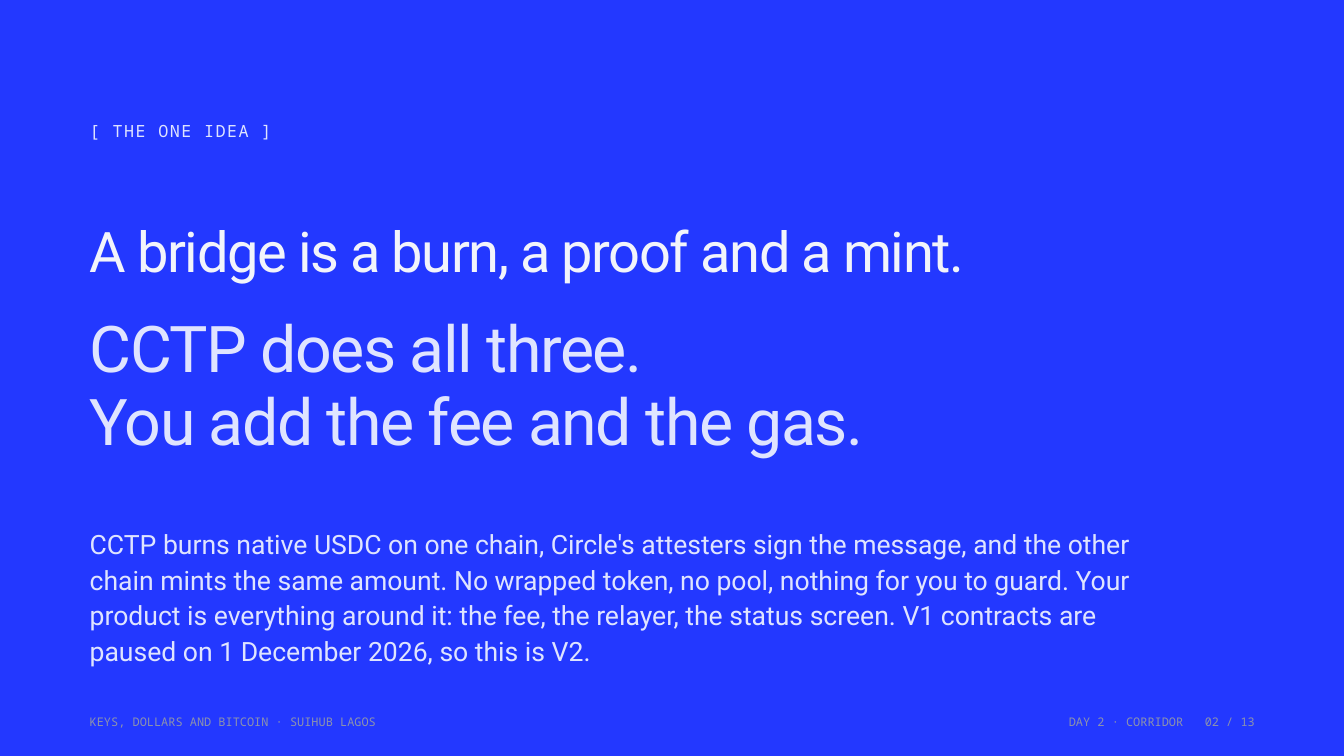
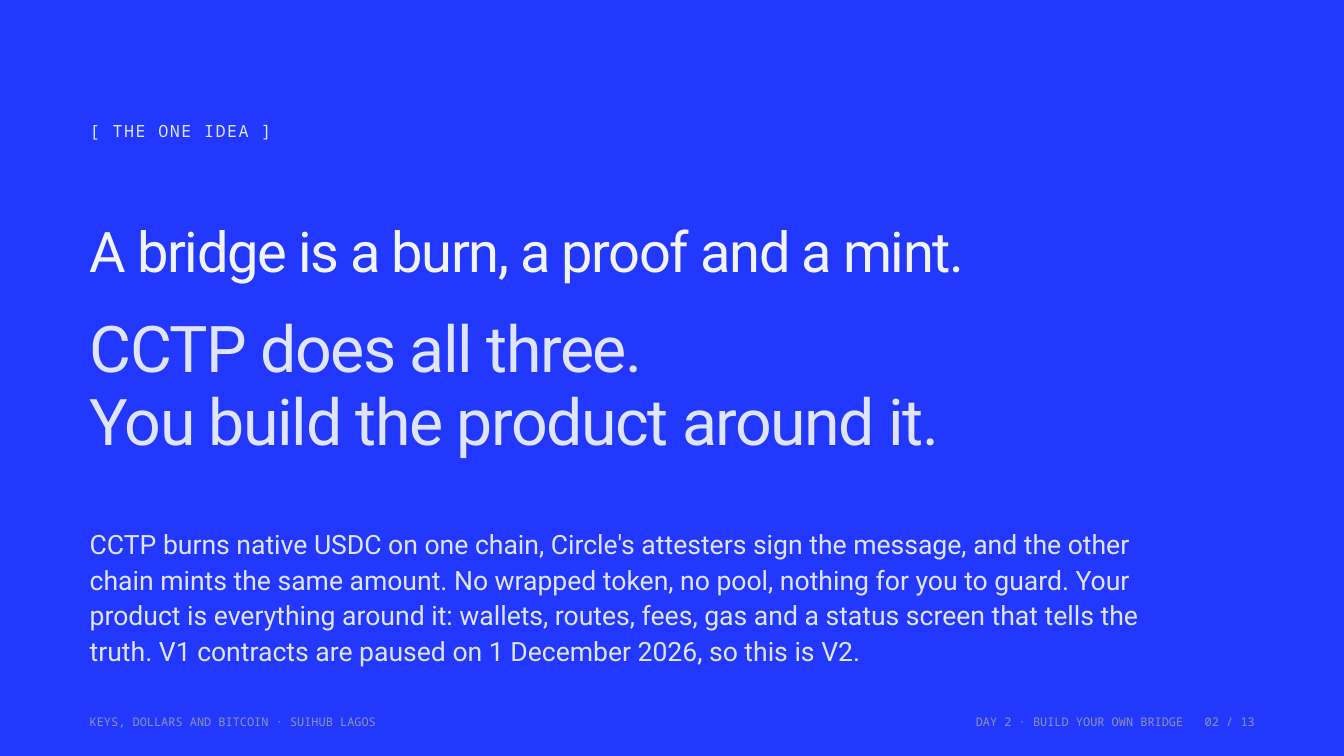
Before and after one commit to Nuel-osas/day2-corridor, a slide deck: slide 2 of teaching/Day2_Build_Your_Own_Bridge.pptx. Drawn at 1344x756 pixels with LibreOffice and Linux fonts; fonts in the diff are those of the drawing. Boxes give left, top, right and bottom in pixels: in the first picture for what was removed or moved away, otherwise in the second. Text is boxed around its words. In the diff, an @@ line names an element or a change of style, - is before the commit and + after.

Commit message:
teaching: rebuild the Day 2 deck around building a Setsuna-style bridge app
The class is meant to teach students to build a bridge like bridge.setsuna.finance, and the first
deck taught one Sui to Base corridor. The thirteen slides now walk the product: the six parts of
a bridge app, what CCTP V2 runs on Sui (testnet and mainnet), the four steps, wallets per
ecosystem, Bridge Kit for EVM, our own PTBs for Sui, who pays the gas, the fee, half-done
transfers, proof from the live app, and the gotchas. Rejected: adding slides on top of the old
deck, which would break the thirteen-slide limit and keep teaching the narrower app first.

```diff
--- a/teaching/Day2_Build_Your_Own_Bridge.pptx
+++ b/teaching/Day2_Build_Your_Own_Bridge.pptx
@@ text at [90,396,939,458]: text changed @@
-You add the fee and the gas.
+You build the product around it.
@@ text at [90,534,1138,667]: text changed @@
-CCTP burns native USDC on one chain, Circle's attesters sign the message, and the other chain mints the same amount. No wrapped token, no pool, nothing for you to guard. Your product is everything around it: the fee, the relayer, the status screen. V1 contracts are paused on 1 December 2026, so this is V2.
+CCTP burns native USDC on one chain, Circle's attesters sign the message, and the other chain mints the same amount. No wrapped token, no pool, nothing for you to guard. Your product is everything around it: wallets, routes, fees, gas and a status screen that tells the truth. V1 contracts are paused on 1 December 2026, so this is V2.
@@ text at [976,717,1255,726]: text changed @@
-DAY 2 · CORRIDOR 02 / 13
+DAY 2 · BUILD YOUR OWN BRIDGE 02 / 13
```
Also in this commit, not shown: 5 other slides changed, 7 slides added, 7 slides removed, 4 other files.
